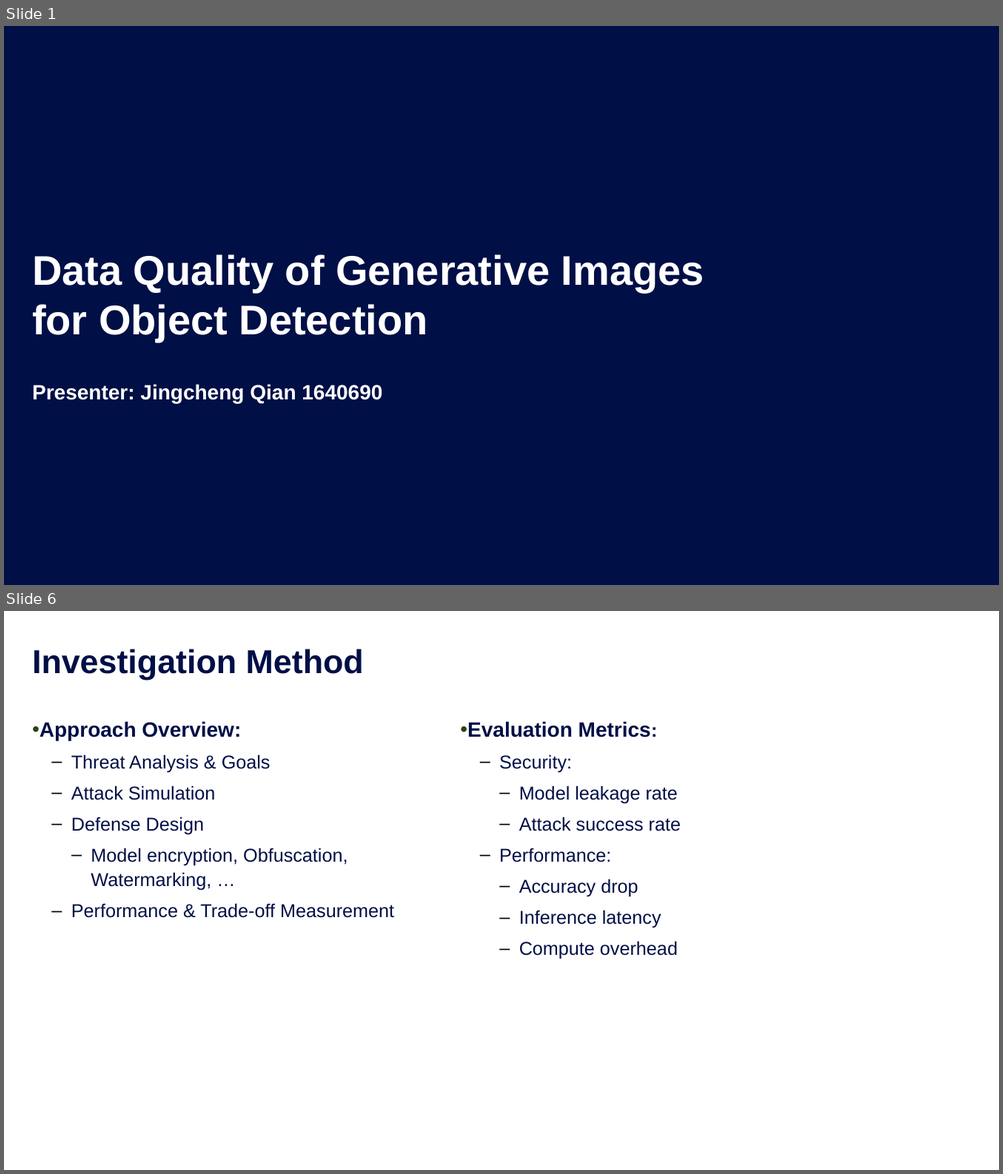
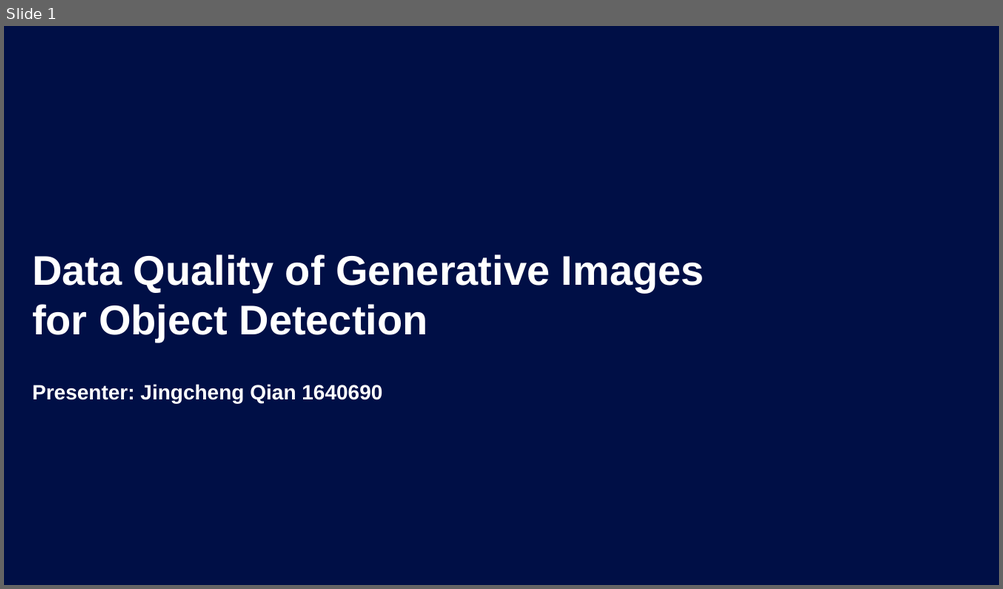
Before and after one commit to chengchengchenchen/MCS-Research-Project, a slide deck: doc/Presentation.pptx. Shown one above the other, each under a label of ours: slides 1 and 6 before the commit, slide 1 after it; the slides between them are not shown. The pictures are 1003x1174 and 1003x589 pixels, drawn with LibreOffice and Linux fonts; fonts in the diff are those of the drawing; background and template pictures are left out. Boxes give left, top, right and bottom in pixels: in the first picture for what was removed or moved away, otherwise in the second. Text is boxed around its words. In the diff, an @@ line names an element or a change of style, - is before the commit and + after.

```diff
--- a/doc/Presentation.pptx
+++ b/doc/Presentation.pptx
@@ slide 6 removed at <box>4,611,999,1170</box>, background #FFFFFF @@
@@ title removed at <box>32,649,364,680</box> @@
-Investigation Method
@@ text removed at <box>40,721,394,918</box> @@
-    • Approach Overview:
-      ‒ Threat Analysis & Goals
-      ‒ Attack Simulation
-      ‒ Defense Design
-        ‒ Model encryption, Obfuscation, Watermarking, …
-      ‒ Performance & Trade-off Measurement
@@ text removed at <box>467,721,680,960</box> @@
-    • Evaluation Metrics:
-      ‒ Security:
-        ‒ Model leakage rate
-        ‒ Attack success rate
-      ‒ Performance:
-        ‒ Accuracy drop
-        ‒ Inference latency
-        ‒ Compute overhead
```
Also in this commit, not shown: 17 slides added, 6 other slides removed, 15 other files.
